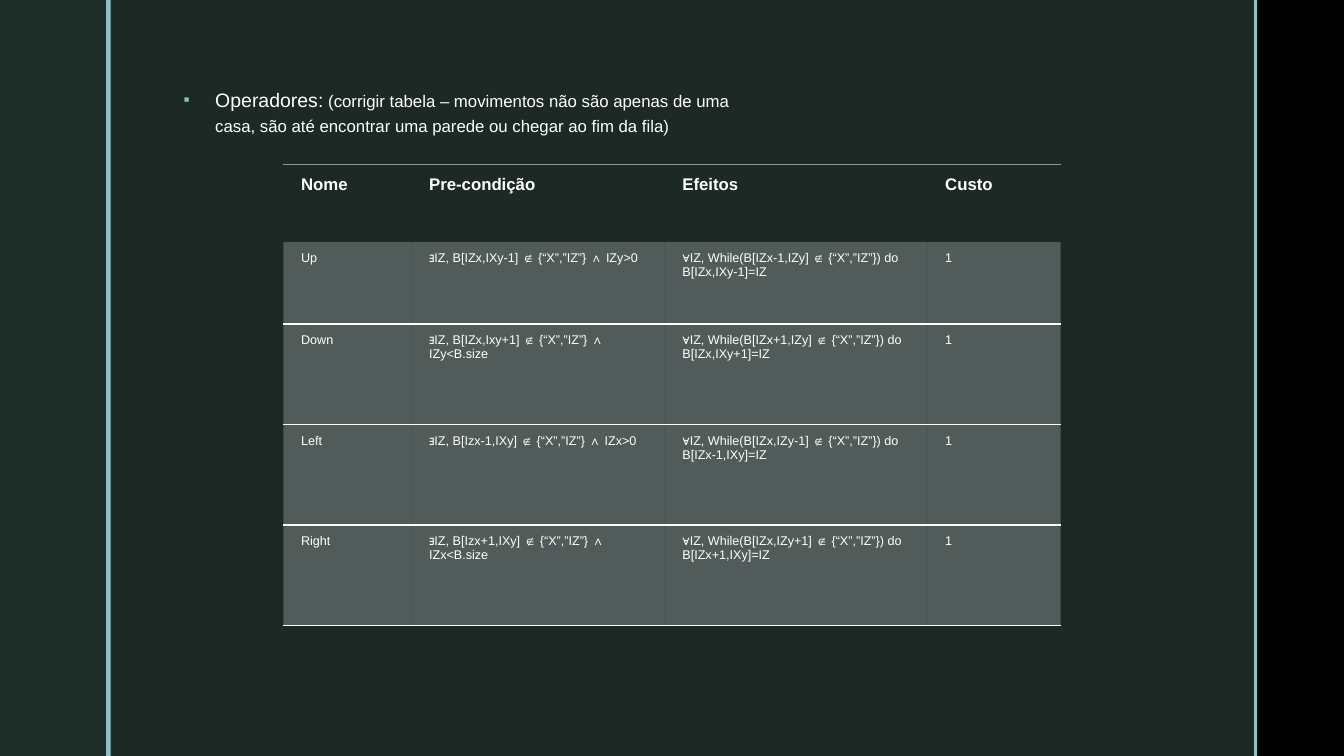
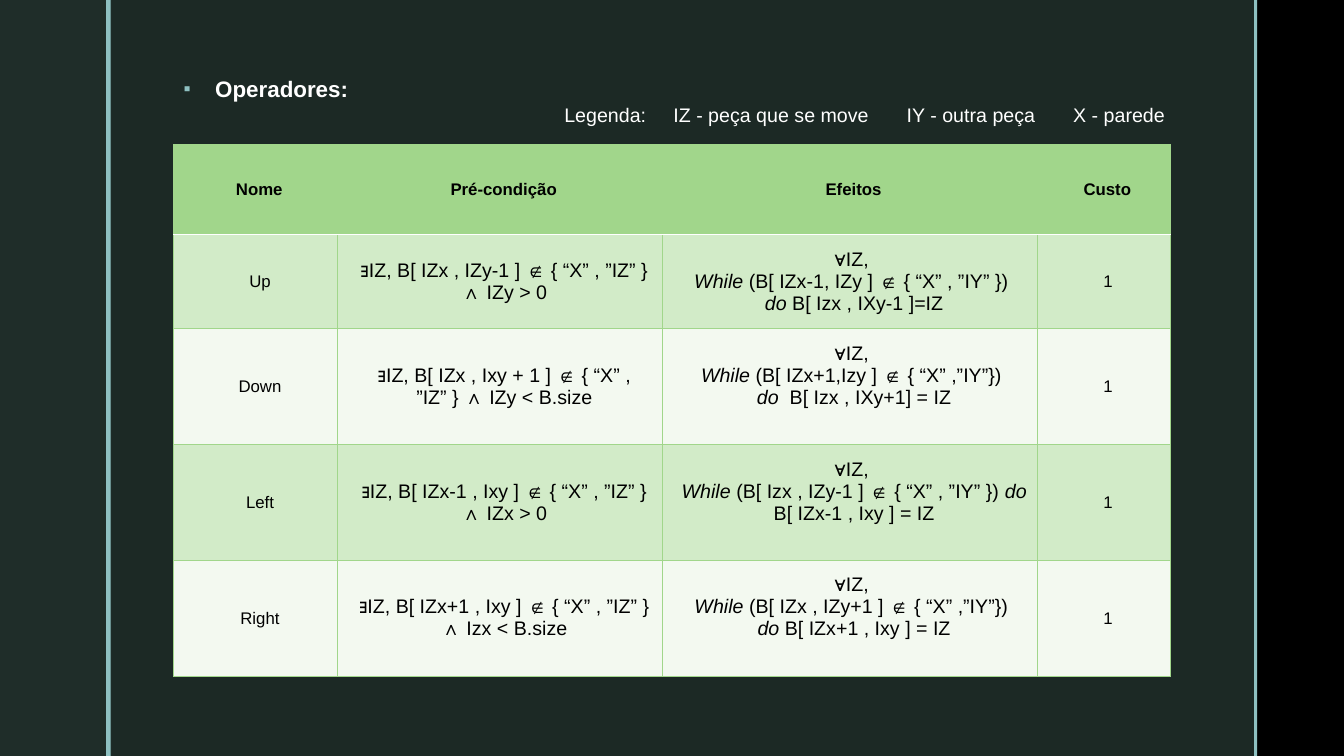
Before and after one commit to pedrovponte/IART-g39, a slide deck: slide 5 of docs/presentation.pptx. Drawn at 1344x756 pixels with LibreOffice and Linux fonts; fonts in the diff are those of the drawing; background and template pictures are left out. Boxes give left, top, right and bottom in pixels: in the first picture for what was removed or moved away, otherwise in the second. Text is boxed around its words. In the diff, an @@ line names an element or a change of style, - is before the commit and + after.

```diff
--- a/docs/presentation.pptx
+++ b/docs/presentation.pptx
@@ text at bbox=[215, 80, 348, 102]: text changed; size 12 to 16 pt; bold on @@
-▪ Operadores: (corrigir tabela – movimentos não são apenas de uma casa, são até encontrar uma parede ou chegar ao fim da fila)
+▪ Operadores:
@@ text added at bbox=[564, 107, 1165, 126], 14 pt, text #FFFFFF @@
+Legenda: IZ - peça que se move IY - outra peça X - parede
@@ table at bbox=[173, 145, 1171, 677] @@
-row 1, column 2: Pre-condição
+row 1, column 2: Pré-condição
-row 2, column 2: ∃IZ, B[IZx,IXy-1] ∉ {“X”,”IZ”} ∧ IZy>0
+row 2, column 2: ∃IZ, B[ IZx , IZy-1 ] ∉ { “X” , ”IZ” } ∧ IZy > 0
-row 2, column 3: ∀IZ, While(B[IZx-1,IZy] ∉ {“X”,”IZ”}) do B[IZx,IXy-1]=IZ
+row 2, column 3: ∀IZ, / While (B[ IZx-1, IZy ] ∉ { “X” , ”IY” }) / do B[ Izx , IXy-1 ]=IZ
-row 3, column 2: ∃IZ, B[IZx,Ixy+1] ∉ {“X”,”IZ”} ∧ IZy<B.size
+row 3, column 2: ∃IZ, B[ IZx , Ixy + 1 ] ∉ { “X” , ”IZ” } ∧ IZy < B.size
-row 3, column 3: ∀IZ, While(B[IZx+1,IZy] ∉ {“X”,”IZ”}) do B[IZx,IXy+1]=IZ
+row 3, column 3: ∀IZ, / While (B[ IZx+1,Izy ] ∉ { “X” ,”IY”}) / do B[ Izx , IXy+1] = IZ
-row 4, column 2: ∃IZ, B[Izx-1,IXy] ∉ {“X”,”IZ”} ∧ IZx>0
+row 4, column 2: ∃IZ, B[ IZx-1 , Ixy ] ∉ { “X” , ”IZ” } ∧ IZx > 0
-row 4, column 3: ∀IZ, While(B[IZx,IZy-1] ∉ {“X”,”IZ”}) do B[IZx-1,IXy]=IZ
+row 4, column 3: ∀IZ, / While (B[ Izx , IZy-1 ] ∉ { “X” , ”IY” }) do B[ IZx-1 , Ixy ] = IZ
-row 5, column 2: ∃IZ, B[Izx+1,IXy] ∉ {“X”,”IZ”} ∧ IZx<B.size
+row 5, column 2: ∃IZ, B[ IZx+1 , Ixy ] ∉ { “X” , ”IZ” } ∧ Izx < B.size
-row 5, column 3: ∀IZ, While(B[IZx,IZy+1] ∉ {“X”,”IZ”}) do B[IZx+1,IXy]=IZ
+row 5, column 3: ∀IZ, / While (B[ IZx , IZy+1 ] ∉ { “X” ,”IY”}) / do B[ IZx+1 , Ixy ] = IZ
@@ fill none to #A1D68B in row 1 @@
@@ fill #B4BCBE at 35% opacity to #A1D68B at 40% opacity in 8 cells @@
@@ fill #B4BCBE at 35% opacity to none in 8 cells @@
@@ text colour #FFFFFF to #000000 in "Nome", "Efeitos", "Custo", "Up" and 7 more places @@
@@ size 9 to 12 pt in "Up", "1", "Down", "1" and 4 more places @@
@@ alignment left to centre @@
@@ borders changed @@
@@ table: place and size @@
-table at bbox=[283, 164, 1061, 626]
+table at bbox=[173, 145, 1171, 677]
```
Also in this commit, not shown: 5 other slides changed.
